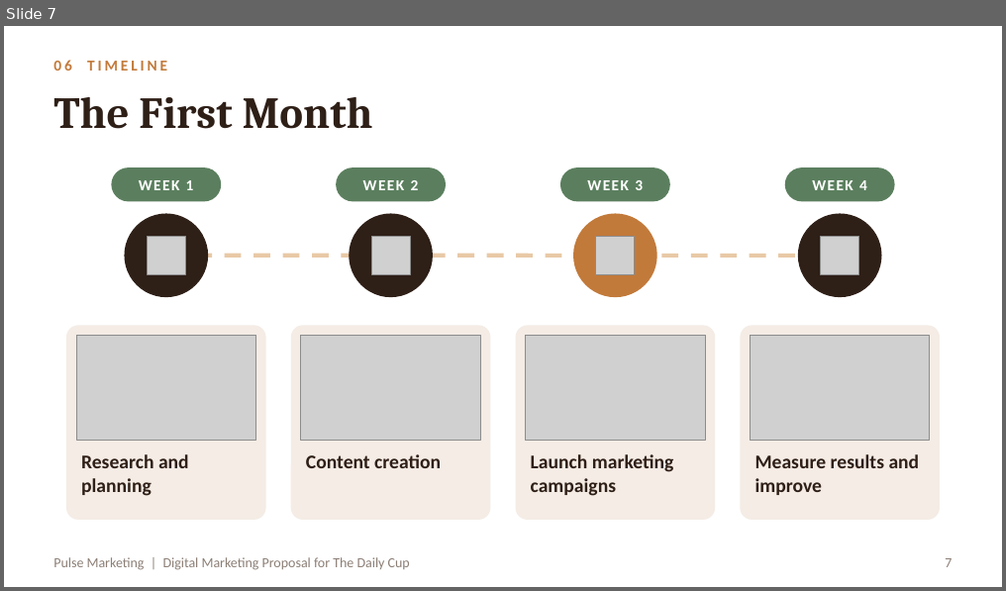
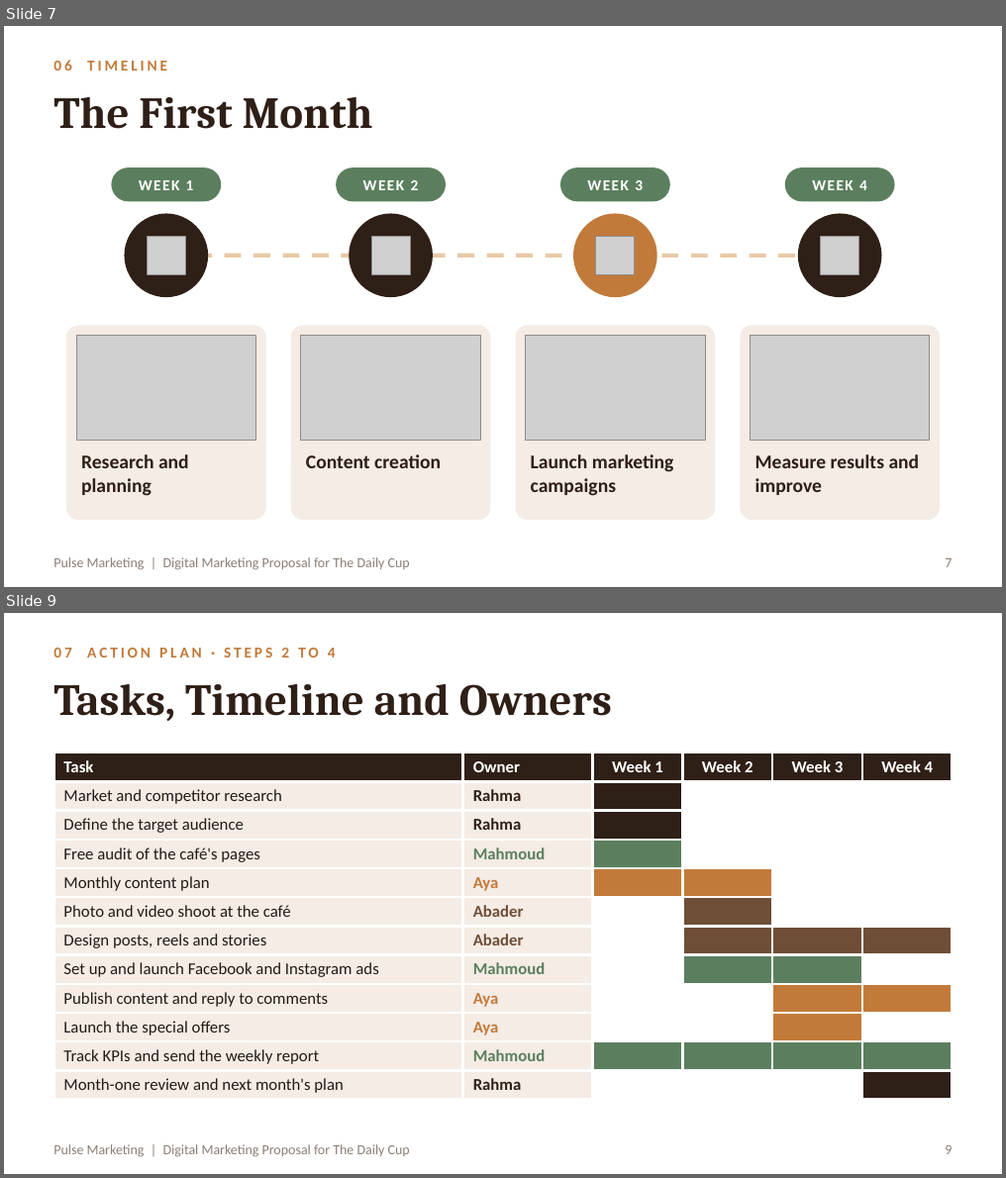
Before and after one commit to RahmaOshba/RahmaOshba, a slide deck: Cafe_Marketing_Proposal.pptx. Shown one above the other, each under a label of ours: slide 7 before the commit, slides 7 and 9 after it; the slides between them are not shown. The pictures are 1006x591 and 1006x1178 pixels, drawn with LibreOffice and Linux fonts; fonts in the diff are those of the drawing; grey boxes stand for pictures. Boxes give left, top, right and bottom in pixels: in the first picture for what was removed or moved away, otherwise in the second. Text is boxed around its words. In the diff, an @@ line names an element or a change of style, - is before the commit and + after.

```diff
--- a/Cafe_Marketing_Proposal.pptx
+++ b/Cafe_Marketing_Proposal.pptx
@@ slide 9 added at [4, 613, 1002, 1174], background #FFFFFF; not listed: 1 template element that a slide beside it also shows @@
@@ text added at [54, 648, 336, 658], 11 pt, text #C27A3A, bold @@
+07 ACTION PLAN · STEPS 2 TO 4
@@ title added at [54, 684, 612, 721], 32 pt, text #2E1F17, bold @@
+Tasks, Timeline and Owners
@@ table added at [54, 753, 952, 1097], 12 rows, 6 columns @@
+Task | Owner | Week 1 | Week 2 | Week 3 | Week 4
+Market and competitor research | Rahma |  |  |  | 
+Define the target audience | Rahma |  |  |  | 
+Free audit of the café's pages | Mahmoud |  |  |  | 
+Monthly content plan | Aya |  |  |  | 
+Photo and video shoot at the café | Abader |  |  |  | 
+Design posts, reels and stories | Abader |  |  |  | 
+Set up and launch Facebook and Instagram ads | Mahmoud |  |  |  | 
+Publish content and reply to comments | Aya |  |  |  | 
+Launch the special offers | Aya |  |  |  | 
+Track KPIs and send the weekly report | Mahmoud |  |  |  | 
+Month-one review and next month's plan | Rahma |  |  |  | 
@@ page number added at [944, 1146, 951, 1155], 10 pt, text #8C7F76 @@
+9
```
Also in this commit, not shown: 6 slides changed, 3 other slides added, 1 other file.
